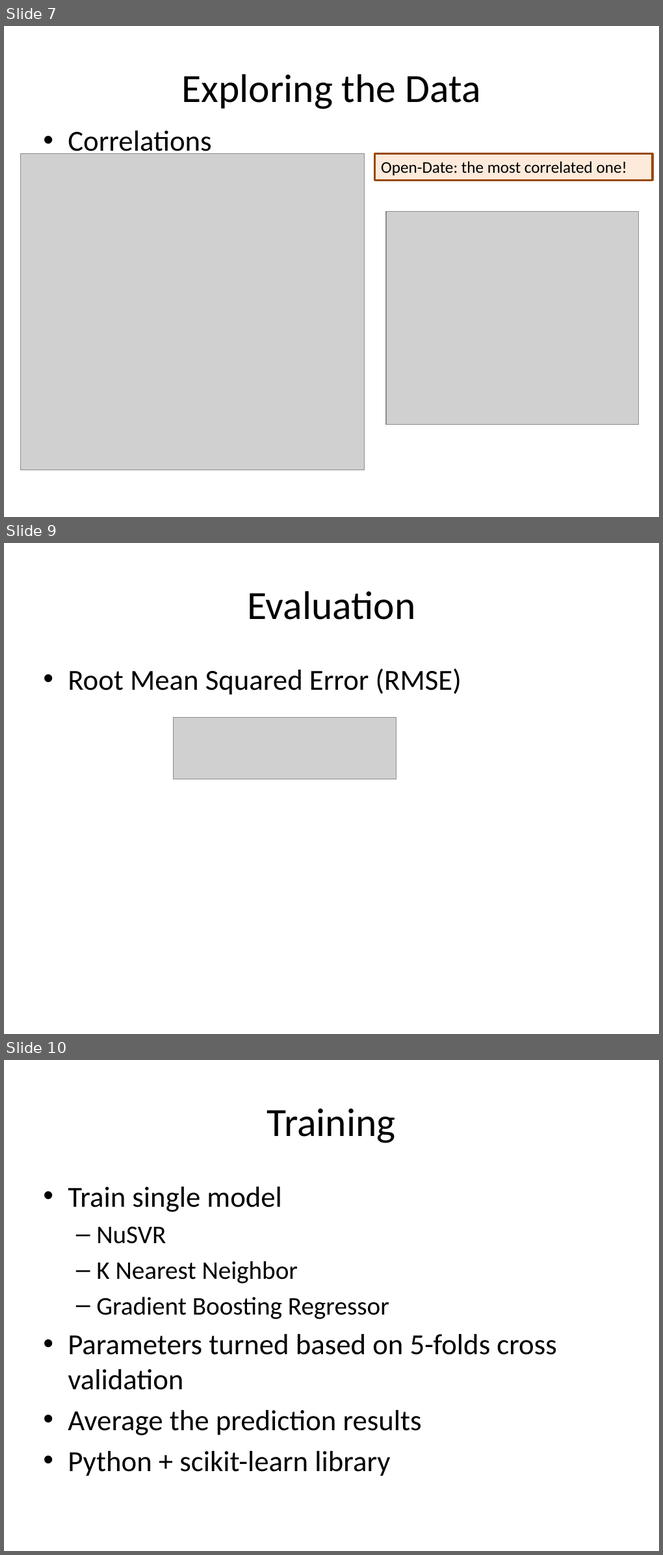
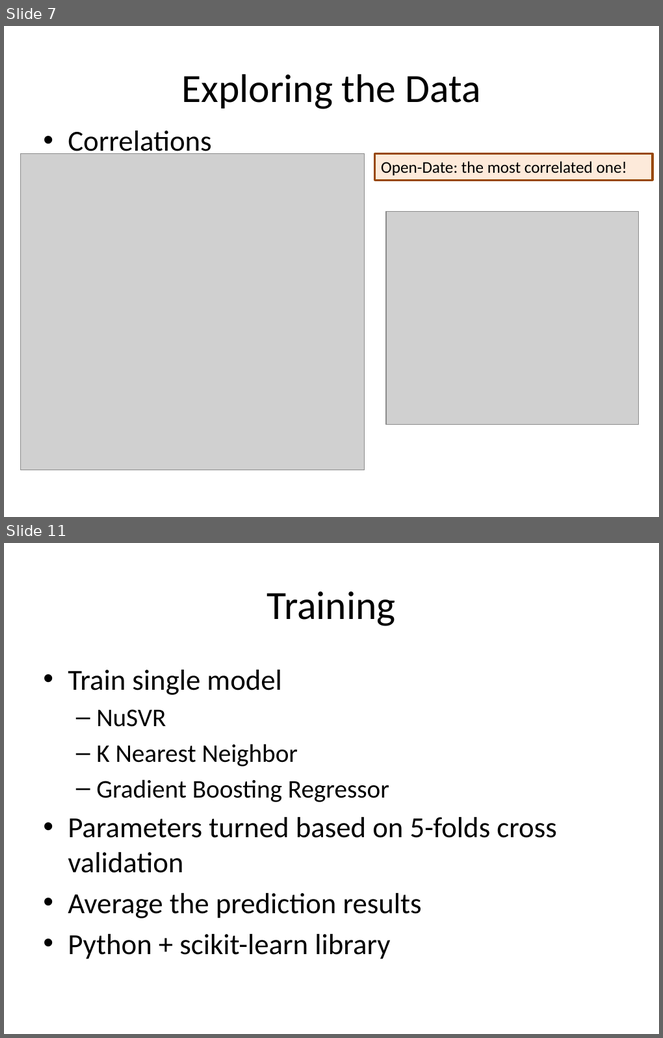
Before and after one commit to hxwang/revenue-prediction, a slide deck: doc/presentation/revenue-prediction.pptx. Shown one above the other, each under a label of ours: slides 7, 9 and 10 before the commit, slides 7 and 11 after it; the slides between them are not shown. The pictures are 663x1555 and 663x1038 pixels, drawn with LibreOffice and Linux fonts; fonts in the diff are those of the drawing; grey boxes stand for pictures. Boxes give left, top, right and bottom in pixels: in the first picture for what was removed or moved away, otherwise in the second. Text is boxed around its words. In the diff, an @@ line names an element or a change of style, - is before the commit and + after.

```diff
--- a/doc/presentation/revenue-prediction.pptx
+++ b/doc/presentation/revenue-prediction.pptx
@@ slide 9 removed at (4,543,659,1034), background #FFFFFF @@
@@ title removed at (247,591,416,620) @@
-Evaluation
@@ text removed at (68,668,462,695) @@
-• Root Mean Squared Error (RMSE)
@@ picture removed at (173,718,397,780) @@
@@ what was slide 10 is now slide 11 @@
```
Also in this commit, not shown: 1 slide changed, 3 slides added, 1 other file.
